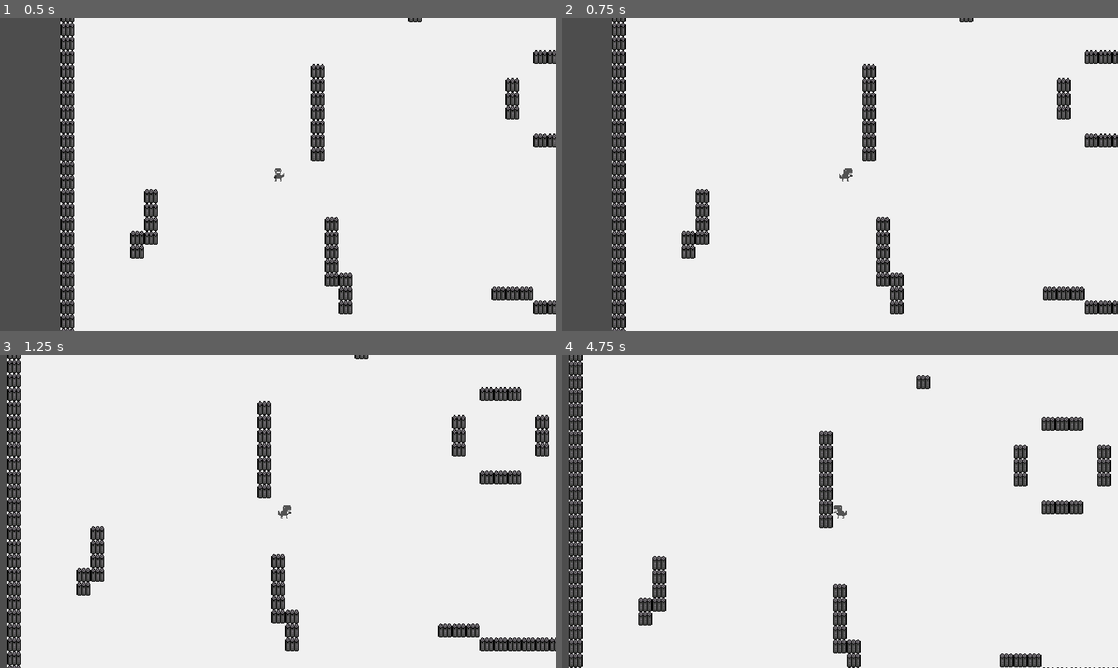
Above: before the commit, frames 1-4 (two rows, left to right).
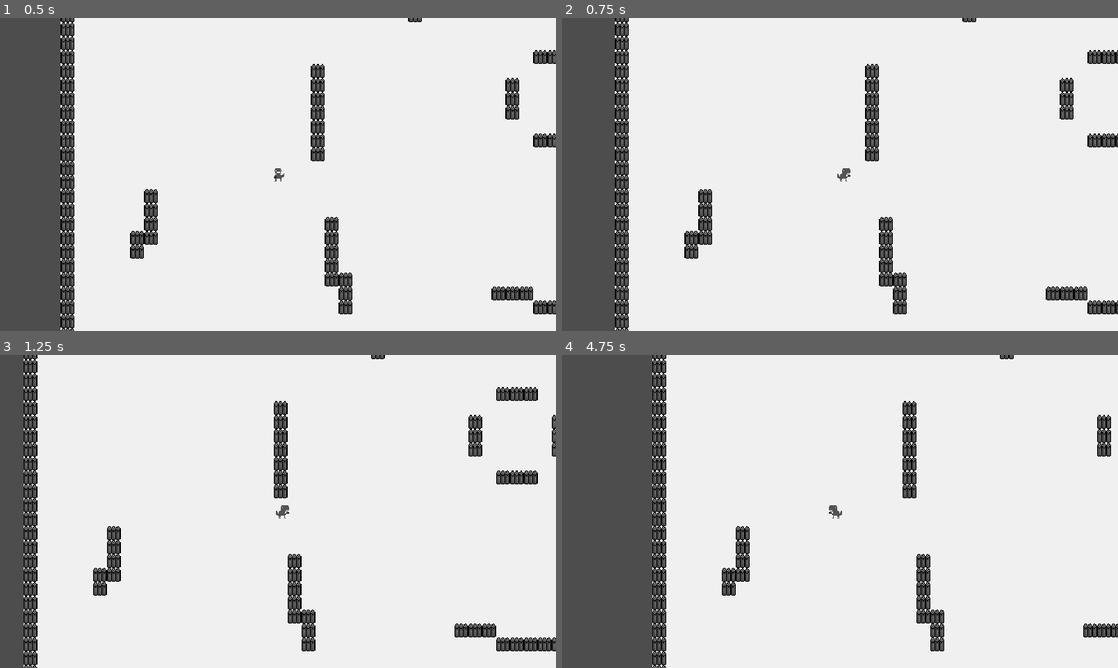
Above: after the commit, the same moments.

Repository: PeaWeeTea/Dino-Shooter
Game: Godot game, scene res://world.tscn
Two runs of this game, one before a commit and one after it. Both use one fixed random seed, a clock stepped at 60 frames per second and the inputs below.
Inputs:
- Up to frame 1 (0.5 s): no input
- Up to frame 2 (0.75 s): tap Enter at 0.5 s; hold D (move_right) from 0.53 s (still down)
- Up to frame 3 (1.25 s): keep holding D (move_right)
- Up to frame 4 (4.75 s): release D (move_right) at 1.28 s; hold S (move_down) 1.28-2.03 s; hold D (move_right) 2.03-2.78 s; hold W (move_up) 2.78-3.53 s; hold A (move_left) from 3.53 s (still down); tap R (reset, bound only after the commit) at 4.15 s

Frame 1 is identical in both runs. In frame 2, 5.2% of the frame differs, in the area x 9-100%, y 0-100%; in frame 3, 11%; in frame 4, 22%, in the area x 1-100%, y 0-100%.

Commit message:
SHOOTING WORKS!!!

Diff:
--- /dev/null
+++ b/bullet.gd
@@ -0,0 +1,12 @@
+extends Area2D
+
+@onready var direction = Vector2.from_angle($BulletDirection.rotation)
+
+@export var speed = 300
+# Called every frame. 'delta' is the elapsed time since the previous frame.
+func _physics_process(delta):
+	position += direction * speed * delta
+
+
+func _on_visible_on_screen_notifier_2d_screen_exited():
+	queue_free()
--- a/bullet.tscn
+++ b/bullet.tscn
@@ -1,38 +1,7 @@
 [gd_scene load_steps=4 format=3 uid="uid://cls2r422jxqsv"]
 
-[ext_resource type="Texture2D" uid="uid://bfpjrkp0g7aul" path="res://art/bullet.png" id="1_vbf3t"]
-
-[sub_resource type="GDScript" id="GDScript_6dx0g"]
-script/source = "extends Area2D
-
-@onready var player = get_node(\"../player\")
-
-var dir_lock = false
-
-var travelled_distance = 0
-
-# Called every frame. 'delta' is the elapsed time since the previous frame.
-func _physics_process(delta):
-	const SPEED = 300
-	const RANGE = 400
-
-	var direction = self.rotation
-
-	if player and not dir_lock:
-		var player_position = player.global_position
-		direction = player_position - global_position
-		direction = direction.normalized()
-		direction.x *= -1
-		direction.y *= -1
-
-		position += direction * SPEED * delta
-
-		travelled_distance += SPEED * delta
-		if travelled_distance > RANGE:
-			queue_free()
-	else:
-		print(\"player not found\")
-"
+[ext_resource type="Script" path="res://bullet.gd" id="1_g2rav"]
+[ext_resource type="Texture2D" uid="uid://bfpjrkp0g7aul" path="res://assets/art/bullet.png" id="2_2kefc"]
 
 [sub_resource type="CircleShape2D" id="CircleShape2D_j4p8h"]
 radius = 3.0
@@ -40,13 +9,17 @@
 [node name="Bullet" type="Area2D"]
 collision_layer = 2
 collision_mask = 6
-script = SubResource("GDScript_6dx0g")
+script = ExtResource("1_g2rav")
+speed = 200
+
+[node name="BulletDirection" type="Marker2D" parent="."]
 
 [node name="Sprite2D" type="Sprite2D" parent="."]
-texture = ExtResource("1_vbf3t")
+texture = ExtResource("2_2kefc")
 
 [node name="CollisionShape2D" type="CollisionShape2D" parent="."]
 shape = SubResource("CircleShape2D_j4p8h")
 
-[node name="BulletDirection" type="Marker2D" parent="."]
-rotation = 0.37001
+[node name="VisibleOnScreenNotifier2D" type="VisibleOnScreenNotifier2D" parent="."]
+
+[connection signal="screen_exited" from="VisibleOnScreenNotifier2D" to="." method="_on_visible_on_screen_notifier_2d_screen_exited"]
--- a/player.gd
+++ b/player.gd
@@ -1,68 +1,47 @@
 extends CharacterBody2D
 
-const BULLETPATH = preload("res://bullet.tscn")
-const fire_rate = 0.33
-const BULLET_SPAWN_DISTANCE = 15
-var shoot_ready = true
-var shot_direction = Vector2.ZERO
+signal bullet_shot(bullet_scene, location, direction)
 
-const SPEED = 100.0
+const BULLET_SCENE = preload("res://bullet.tscn")
+const BULLET_SPAWN_DISTANCE = 10
+var shot_ready = true
 
+@export var speed = 100.0
 
 func _physics_process(delta):
-	velocity = Vector2.ZERO
-	shot_direction = Vector2.ZERO
+	var direction = Vector2(Input.get_axis("move_left", "move_right"),
+	Input.get_axis("move_up", "move_down"))
 
-	if Input.is_action_pressed("move_right"):
+	if direction.x > 0:
 		$AnimatedSprite2D.play("move_right")
-		velocity.x += 1
-	if Input.is_action_pressed("move_left"):
+	elif direction.x < 0:
 		$AnimatedSprite2D.play("move_left")
-		velocity.x -= 1
-	if Input.is_action_pressed("move_down"):
+	elif direction.y > 0:
 		$AnimatedSprite2D.play("move_down")
-		velocity.y += 1
-	if Input.is_action_pressed("move_up"):
+	elif direction.y < 0:
 		$AnimatedSprite2D.play("move_up")
-		velocity.y -= 1
 
-	if velocity.length() > 0:
-		velocity = velocity.normalized() * SPEED
-
+	velocity = direction.normalized() * speed
 	move_and_slide()
 
+func _process(delta):
+	var bullet_direction = Vector2(Input.get_axis("shoot_left", "shoot_right"),
+	Input.get_axis("shoot_up", "shoot_down"))
 
-	if Input.is_action_pressed("shoot_down"):
-		shot_direction.y += 1
-	if Input.is_action_pressed("shoot_up"):
-		shot_direction.y -= 1
-	if Input.is_action_pressed("shoot_left"):
-		shot_direction.x -= 1
-	if Input.is_action_pressed("shoot_right"):
-		shot_direction.x += 1
+	# if player shot and shot cooldown is finished then shoot
+	if bullet_direction and shot_ready:
+		shoot(bullet_direction)
+		$ShotCooldown.start()
+		shot_ready = false
 
-	print($ShotCooldown.time_left)
-	if shot_direction and shoot_ready:
-		print("I will shoot")
-		$BulletSpawn.position.x = shot_direction.x * BULLET_SPAWN_DISTANCE
-		$BulletSpawn.position.y = shot_direction.y * BULLET_SPAWN_DISTANCE
-		shoot()
-		print($ShotCooldown.time_left)
-		$ShotCooldown.start()
-		print($ShotCooldown.time_left)
-		shoot_ready = false
+func shoot(direction):
+	$BulletSpawn.position = Vector2(direction.x * BULLET_SPAWN_DISTANCE,
+	direction.y * BULLET_SPAWN_DISTANCE)
+	var bullet_spawn = $BulletSpawn.global_position
 
-func shoot():
-	var bullet = BULLETPATH.instantiate()
-
-	get_parent().add_child(bullet)
-	bullet.position = $BulletSpawn.global_position
-
-
-
-
+	bullet_shot.emit(BULLET_SCENE, bullet_spawn, direction)
+	$ShotCooldown.start()
 
 func _on_shot_cooldown_timeout():
-	print("Timer stopped")
-	shoot_ready = true
+	shot_ready = true
 	$ShotCooldown.stop()
--- a/player.tscn
+++ b/player.tscn
@@ -60,6 +60,7 @@
 [node name="player" type="CharacterBody2D"]
 collision_mask = 7
 script = ExtResource("1_18rgw")
+speed = 70.0
 
 [node name="AnimatedSprite2D" type="AnimatedSprite2D" parent="."]
 z_index = 1
@@ -81,7 +82,7 @@
 
 [node name="ShotCooldown" type="Timer" parent="."]
 process_callback = 0
-wait_time = 0.33
+wait_time = 0.4
 one_shot = true
 autostart = true
 
--- a/project.godot
+++ b/project.godot
@@ -65,6 +65,16 @@
 "events": [Object(InputEventKey,"resource_local_to_scene":false,"resource_name":"","device":-1,"window_id":0,"alt_press …(182 unchanged characters)…
 ]
 }
+quit={
+"deadzone": 0.5,
+"events": [Object(InputEventKey,"resource_local_to_scene":false,"resource_name":"","device":-1,"window_id":0,"alt_pressed":false,"shift_pressed":false,"ctrl_pressed":false,"meta_pressed":false,"pressed":false,"keycode":0,"physical_keycode":4194305,"key_label":0,"unicode":0,"echo":false,"script":null)
+]
+}
+reset={
+"deadzone": 0.5,
+"events": [Object(InputEventKey,"resource_local_to_scene":false,"resource_name":"","device":-1,"window_id":0,"alt_pressed":false,"shift_pressed":false,"ctrl_pressed":false,"meta_pressed":false,"pressed":false,"keycode":0,"physical_keycode":82,"key_label":0,"unicode":114,"echo":false,"script":null)
+]
+}
 
 [layer_names]
 
--- /dev/null
+++ b/world.gd
@@ -0,0 +1,26 @@
+extends Node2D
+
+@onready var bullet_container = $BulletContainer
+
+var player = null
+
+# Called when the node enters the scene tree for the first time.
+func _ready():
+	player = get_tree().get_first_node_in_group("player")
+	assert(player!=null)
+	player.bullet_shot.connect(_on_player_bullet_shot)
+
+
+# Called every frame. 'delta' is the elapsed time since the previous frame.
+func _process(_delta):
+	if Input.is_action_just_pressed("quit"):
+		get_tree().quit()
+	elif Input.is_action_just_pressed("reset"):
+		get_tree().reload_current_scene()
+
+func _on_player_bullet_shot(bullet_scene, location, direction):
+	print("signal received")
+	var bullet = bullet_scene.instantiate()
+	bullet.global_position = location
+	bullet.get_child(0).rotation = direction.angle()
+	bullet_container.add_child(bullet)
--- a/world.tscn
+++ b/world.tscn
@@ -1,15 +1,21 @@
-[gd_scene load_steps=3 format=3 uid="uid://d2g07x6vffgg8"]
+[gd_scene load_steps=4 format=3 uid="uid://d2g07x6vffgg8"]
 
 [ext_resource type="PackedScene" uid="uid://d2ch6i0cb7qvv" path="res://player.tscn" id="1_ajobc"]
+[ext_resource type="Script" path="res://world.gd" id="1_i6e4c"]
 [ext_resource type="PackedScene" uid="uid://1yqnrdg468fg" path="res://level_tile_map.tscn" id="2_80cxx"]
 
 [node name="world" type="Node2D"]
+script = ExtResource("1_i6e4c")
 
-[node name="player" parent="." instance=ExtResource("1_ajobc")]
+[node name="player" parent="." groups=["player"] instance=ExtResource("1_ajobc")]
 position = Vector2(-310, 95)
 
-[node name="BackgroundTileMap" parent="." instance=ExtResource("2_80cxx")]
+[node name="TileMapContainer" type="Node2D" parent="."]
+
+[node name="BackgroundTileMap" parent="TileMapContainer" instance=ExtResource("2_80cxx")]
 layer_0/tile_data = PackedInt32Array(-851985, 0, 0, -917521, 0, 0, -983057, 0, 0, -1048593, 0, 0, -1114129, 0, 0, -1179 …(39399 unchanged characters)…
 
-[node name="ForegroundTileMap" parent="." instance=ExtResource("2_80cxx")]
+[node name="ForegroundTileMap" parent="TileMapContainer" instance=ExtResource("2_80cxx")]
 layer_0/tile_data = PackedInt32Array(-1, 0, 0, 65535, 0, 0, 0, 0, 0, -65536, 0, 0, 131071, 0, 0, 65536, 0, 0, 65537, 0, …(6735 unchanged characters)…
+
+[node name="BulletContainer" type="Node2D" parent="."]
Binary file removed: art/bullet.png
Not shown, removed: art/bullet.png.import
Binary file changed: assets/art/bullet.png
Not shown, changed: assets/art/bullet.png.import
